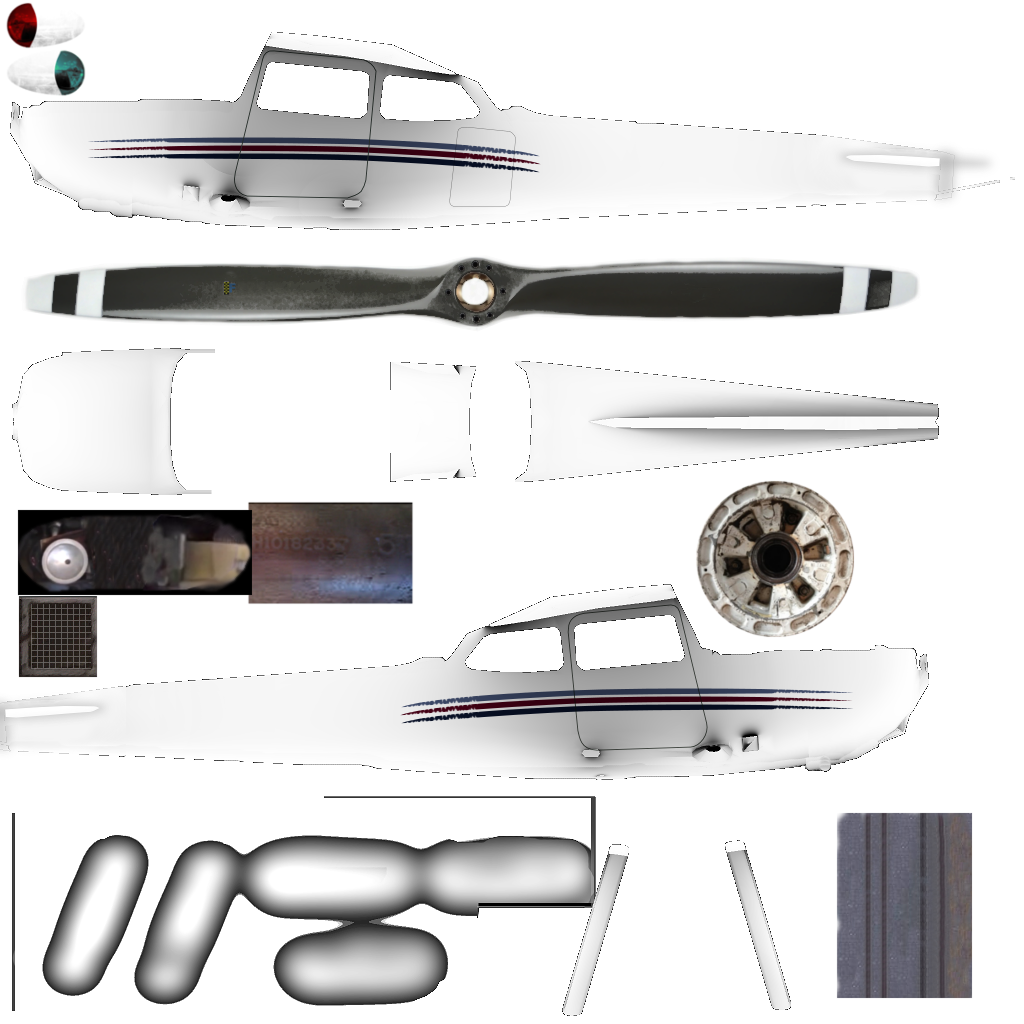
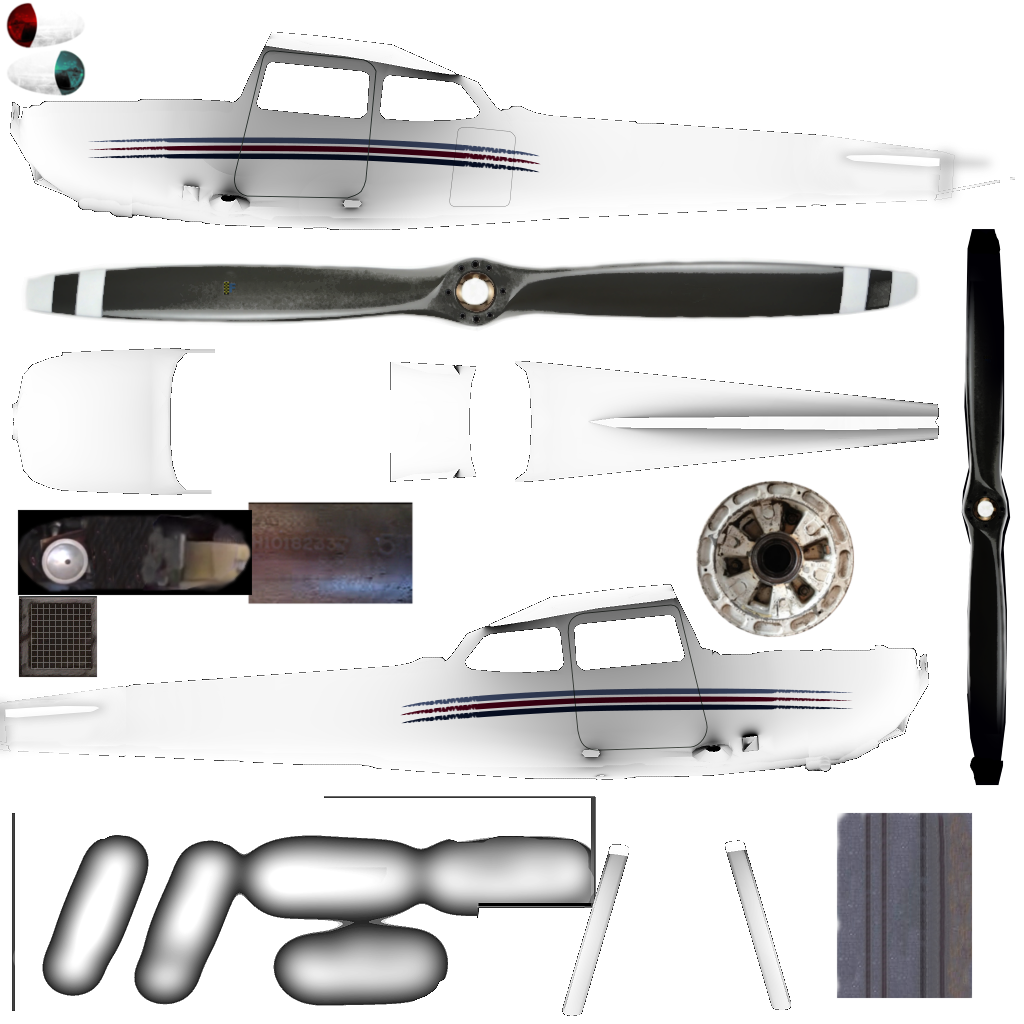
Revision of a layered 1024×1024 image; what changed, layer by layer:
added layer "Clipboard #1" above "fuselage-top.png" over [961, 229, 1011, 786]
